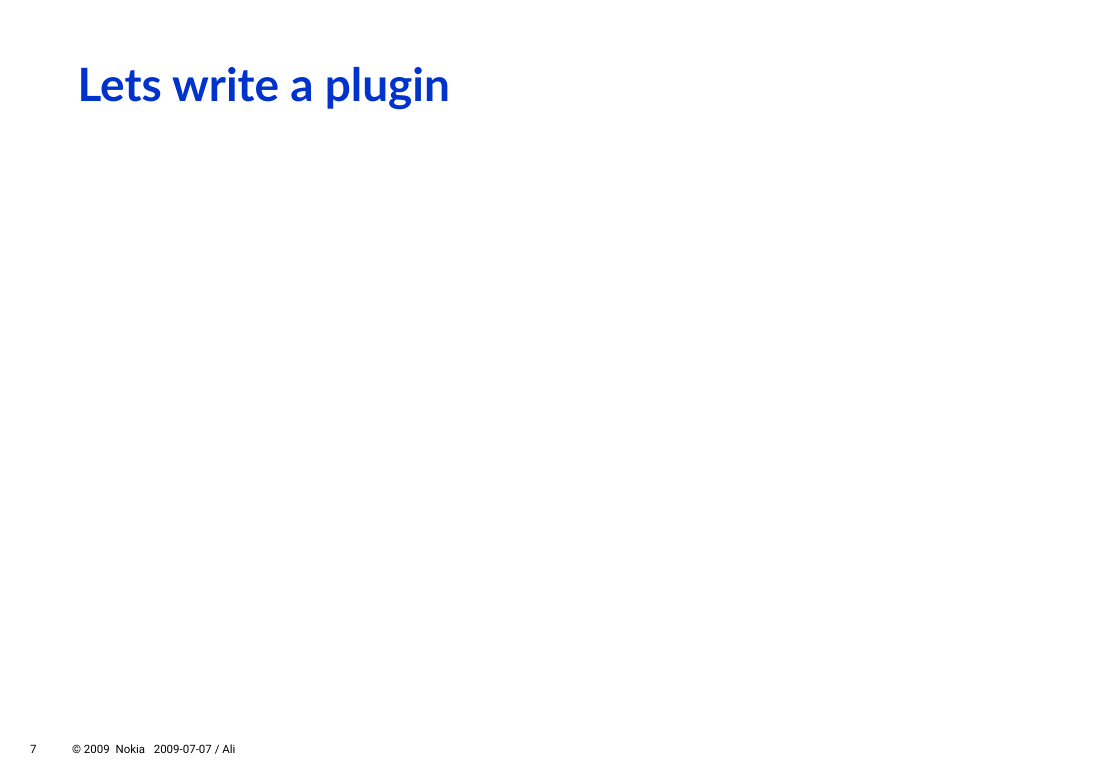
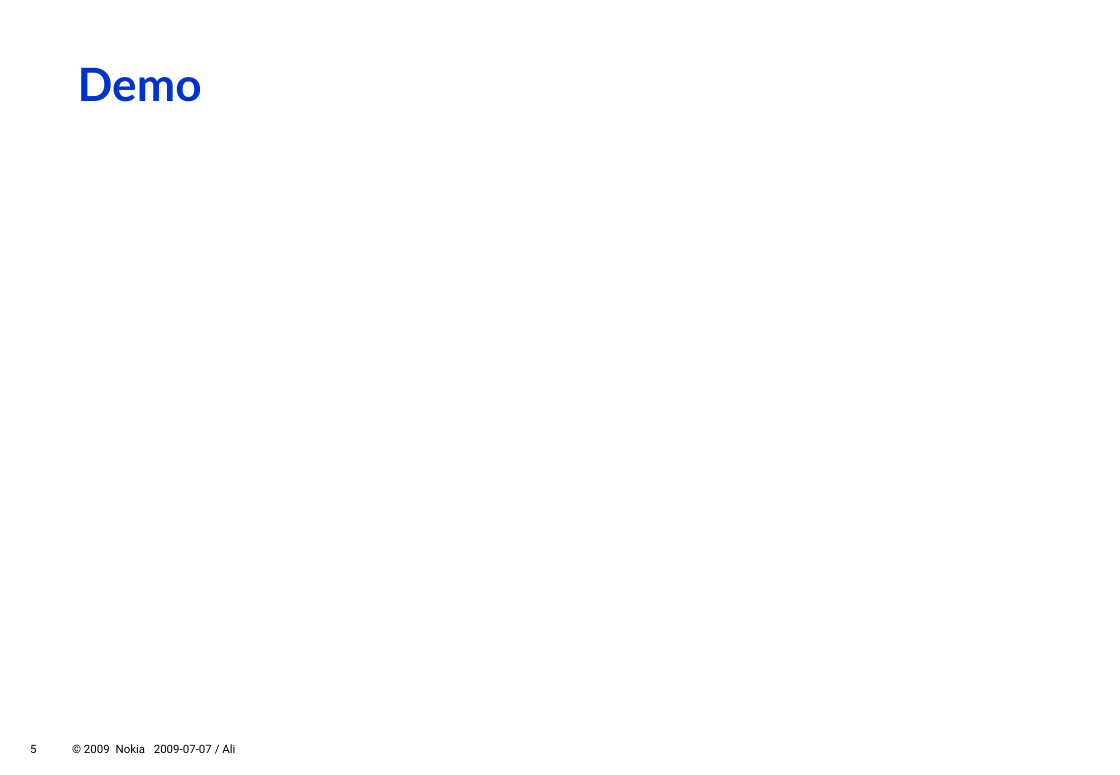
Before and after one commit to zeenix/rygel-presentation-2009, a slide deck: slide 5 of slides.odp (slide 7 before the commit). Drawn at 1120x775 pixels with LibreOffice and Linux fonts; fonts in the diff are those of the drawing; background and template pictures are left out. Boxes give left, top, right and bottom in pixels: in the first picture for what was removed or moved away, otherwise in the second. Text is boxed around its words. In the diff, an @@ line names an element or a change of style, - is before the commit and + after.

Commit message:
Replace plugin slides with empty "Demo" slide

```diff
--- a/slides.odp
+++ b/slides.odp
@@ title at [78,67,202,102]: text changed @@
-Lets write a plugin
+Demo
@@ page number at [30,744,36,753]: text changed @@
-7
+5
```
Also in this commit, not shown: 2 slides removed.
